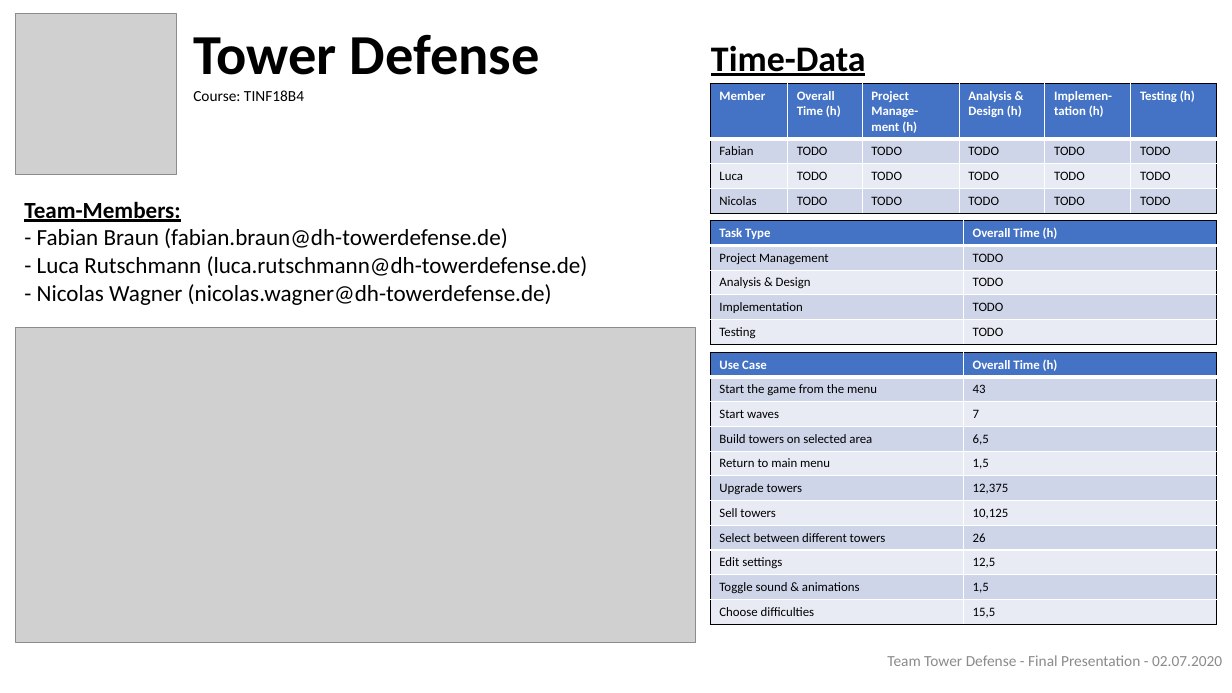
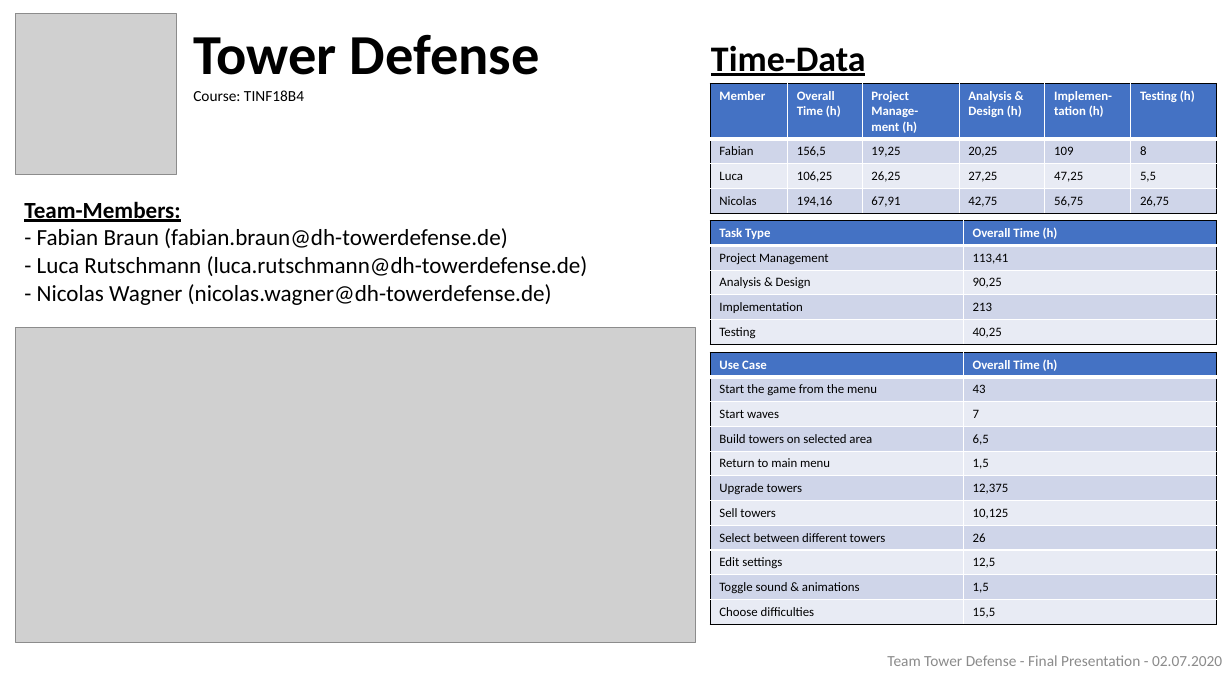
Before and after one commit to niwa99/Tower-Defense, a slide deck: slide 1 of final-presentation/Handout-Final.pptx. Drawn at 1232x693 pixels with LibreOffice and Linux fonts; fonts in the diff are those of the drawing; grey boxes stand for pictures. Boxes give left, top, right and bottom in pixels: in the first picture for what was removed or moved away, otherwise in the second. Text is boxed around its words. In the diff, an @@ line names an element or a change of style, - is before the commit and + after.

Commit message:
Update handout and presentation (time data and video embedded)

```diff
--- a/final-presentation/Handout-Final.pptx
+++ b/final-presentation/Handout-Final.pptx
@@ table at [711,83,1218,213] @@
-row 2: Fabian | TODO | TODO | TODO | TODO | TODO
+row 2: Fabian | 156,5 | 19,25 | 20,25 | 109 | 8
-row 3: Luca | TODO | TODO | TODO | TODO | TODO
+row 3: Luca | 106,25 | 26,25 | 27,25 | 47,25 | 5,5
-row 4: Nicolas | TODO | TODO | TODO | TODO | TODO
+row 4: Nicolas | 194,16 | 67,91 | 42,75 | 56,75 | 26,75
@@ table at [711,221,1217,344] @@
-row 2, column 2: TODO
+row 2, column 2: 113,41
-row 3, column 2: TODO
+row 3, column 2: 90,25
-row 4, column 2: TODO
+row 4, column 2: 213
-row 5, column 2: TODO
+row 5, column 2: 40,25
```
Also in this commit, not shown: 2 other files.
